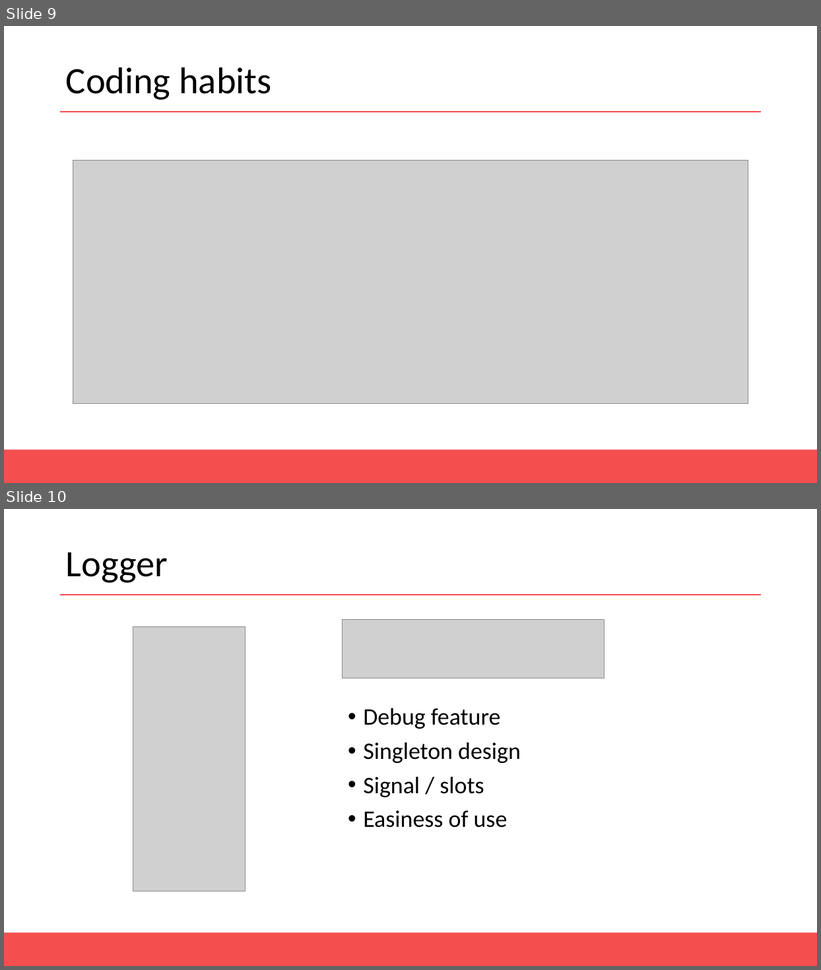
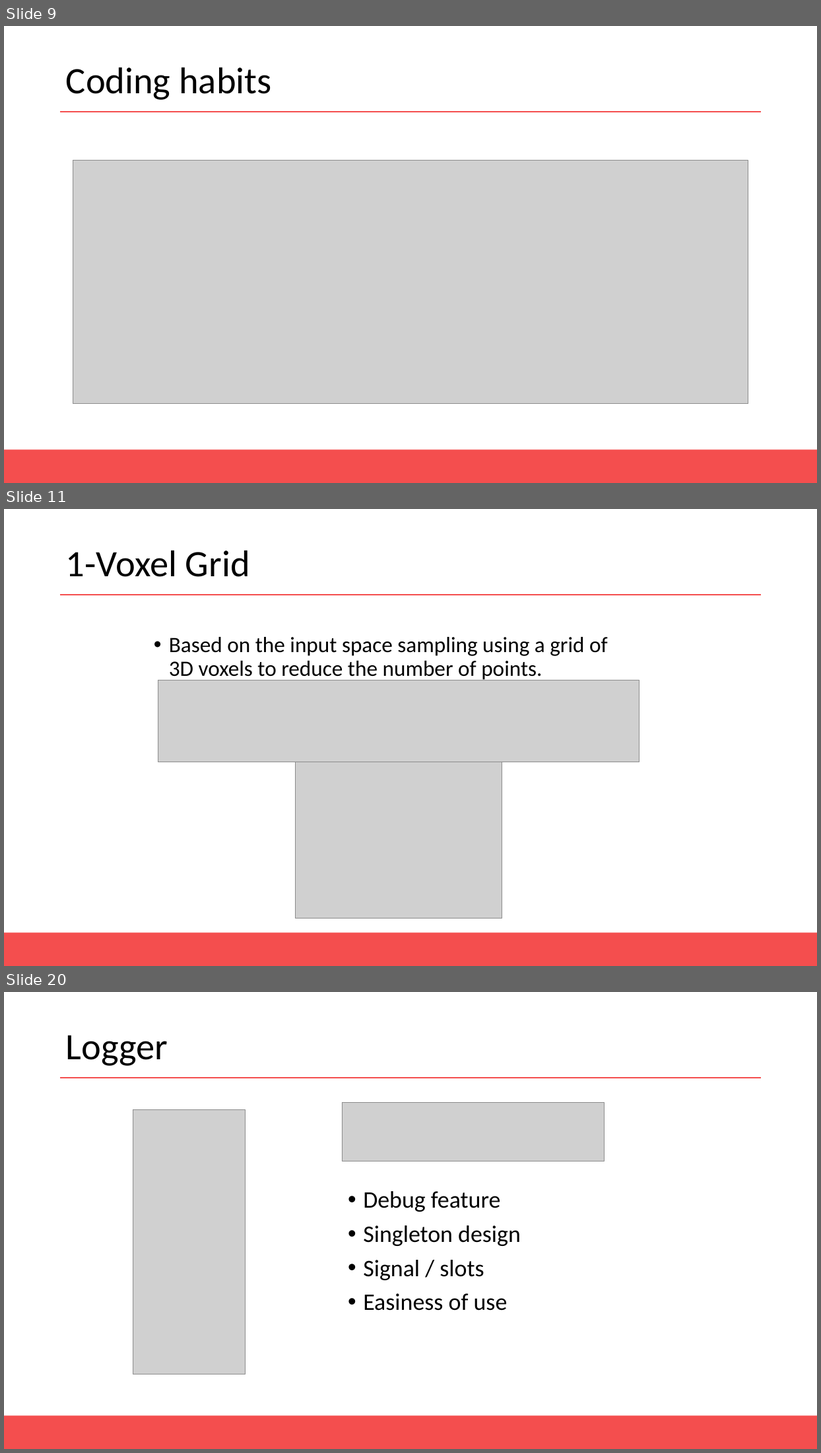
Before and after one commit to AntoineMerlet/3DScan, a slide deck: Presentation/MAGMA Presentation.pptx. Shown one above the other, each under a label of ours: slides 9 and 10 before the commit, slides 9, 11 and 20 after it; the slides between them are not shown. The pictures are 821x970 and 821x1453 pixels, drawn with LibreOffice and Linux fonts; fonts in the diff are those of the drawing; grey boxes stand for pictures. Boxes give left, top, right and bottom in pixels: in the first picture for what was removed or moved away, otherwise in the second. Text is boxed around its words. In the diff, an @@ line names an element or a change of style, - is before the commit and + after.

```diff
--- a/Presentation/MAGMA Presentation.pptx
+++ b/Presentation/MAGMA Presentation.pptx
@@ slide 11 added at (x1=4, y1=509, x2=817, y2=966), background #FFFFFF; not listed: 2 template elements that a slide beside it also shows @@
@@ title added at (x1=66, y1=550, x2=250, y2=577), 44 pt, text #000000 @@
+1-Voxel Grid
@@ text added at (x1=169, y1=637, x2=608, y2=682), 25.9 pt, text #000000 @@
+• Based on the input space sampling using a grid of 3D voxels to reduce the number of points.
@@ picture added at (x1=158, y1=681, x2=639, y2=762) @@
@@ picture added at (x1=296, y1=753, x2=502, y2=918) @@
@@ what was slide 10 is now slide 20 @@
```
Also in this commit, not shown: 10 other slides added.
